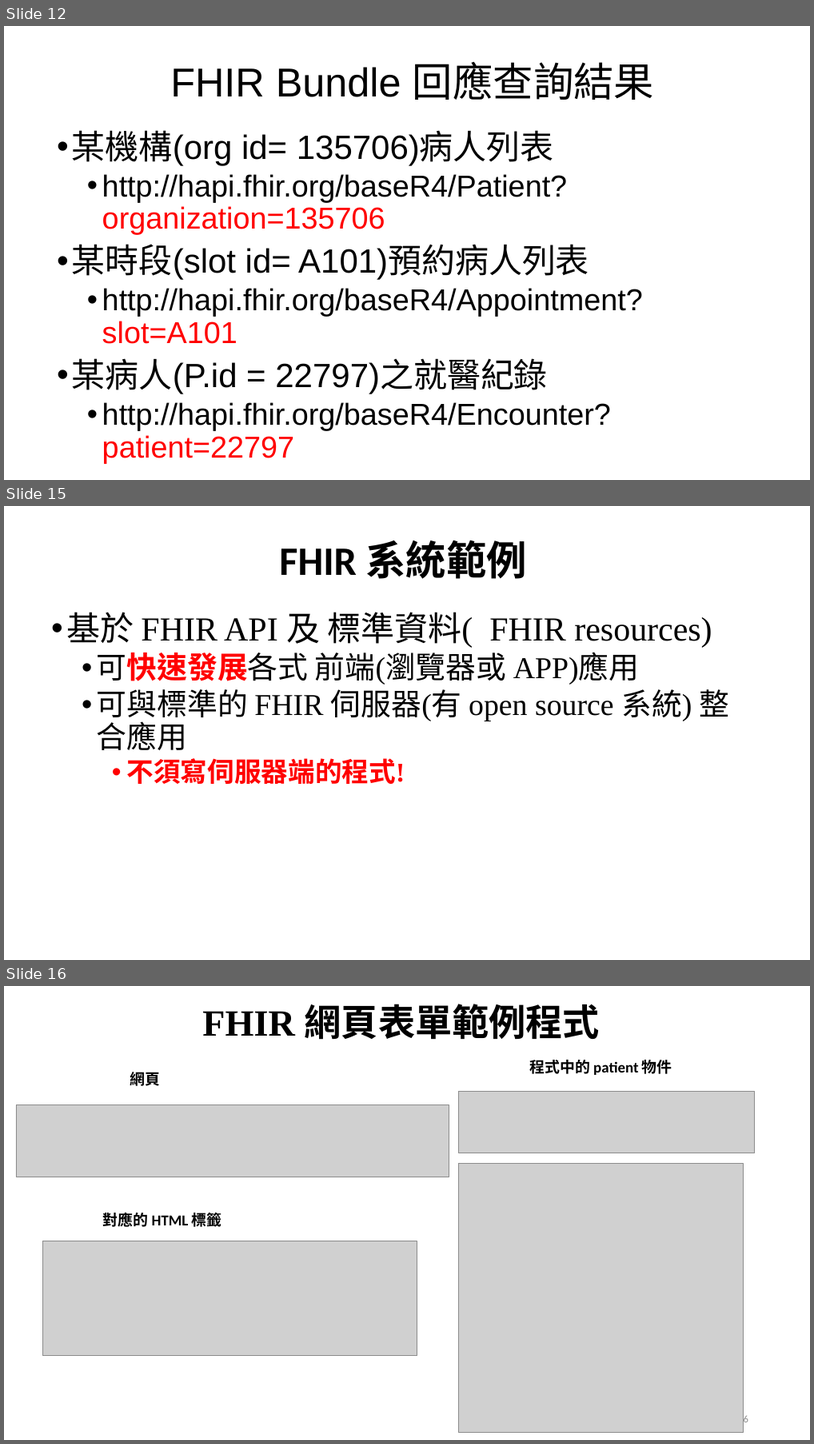
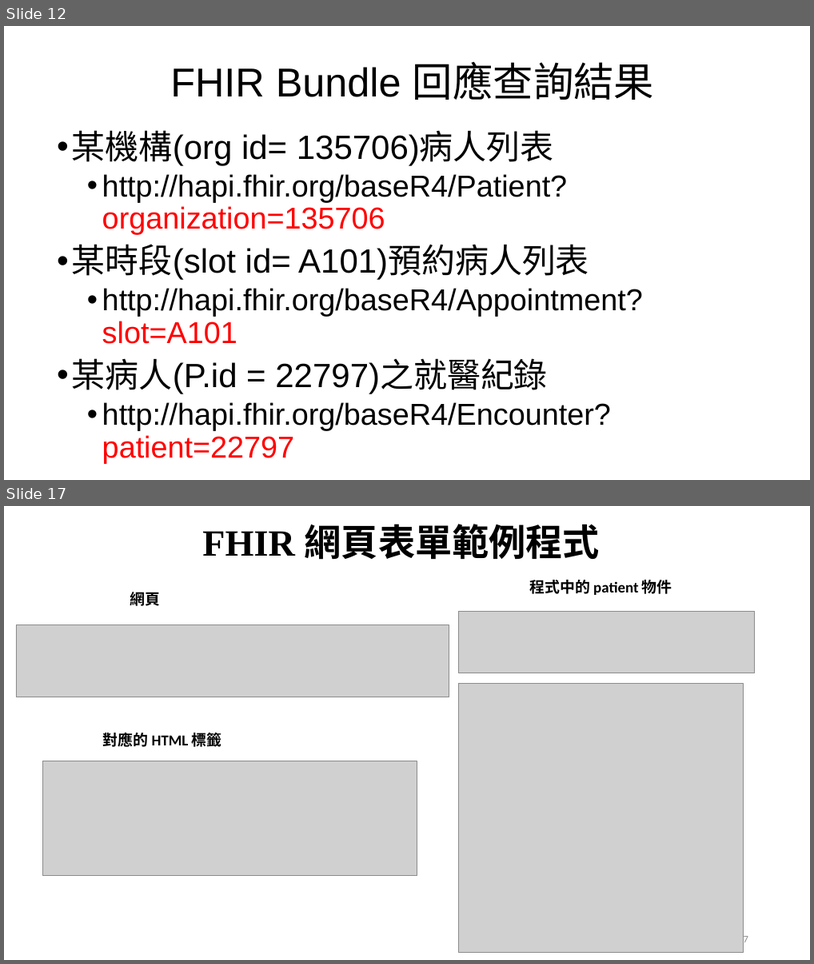
Before and after one commit to mos2718/FHIRspec, a slide deck: Spec/FHIR introduction.pptx. Shown one above the other, each under a label of ours: slides 12, 15 and 16 before the commit, slides 12 and 17 after it; the slides between them are not shown. The pictures are 814x1444 and 814x964 pixels, drawn with LibreOffice and Linux fonts; fonts in the diff are those of the drawing; grey boxes stand for pictures. Boxes give left, top, right and bottom in pixels: in the first picture for what was removed or moved away, otherwise in the second. Text is boxed around its words. In the diff, an @@ line names an element or a change of style, - is before the commit and + after.

```diff
--- a/Spec/FHIR introduction.pptx
+++ b/Spec/FHIR introduction.pptx
@@ slide 15 removed at bbox=[4, 506, 810, 960], background #FFFFFF @@
@@ title removed at bbox=[279, 540, 528, 579] @@
-FHIR 系統範例
@@ text removed at bbox=[66, 612, 730, 784] @@
-• 基於 FHIR API 及 標準資料( FHIR resources)
-  • 可快速發展各式 前端(瀏覽器或 APP)應用
-  • 可與標準的 FHIR 伺服器(有 open source 系統) 整合應用
-    • 不須寫伺服器端的程式!
@@ what was slide 16 is now slide 17 @@
@@ page number at bbox=[738, 934, 749, 945]: text changed @@
-16
+17
```
Also in this commit, not shown: 2 slides changed, 2 slides added.
